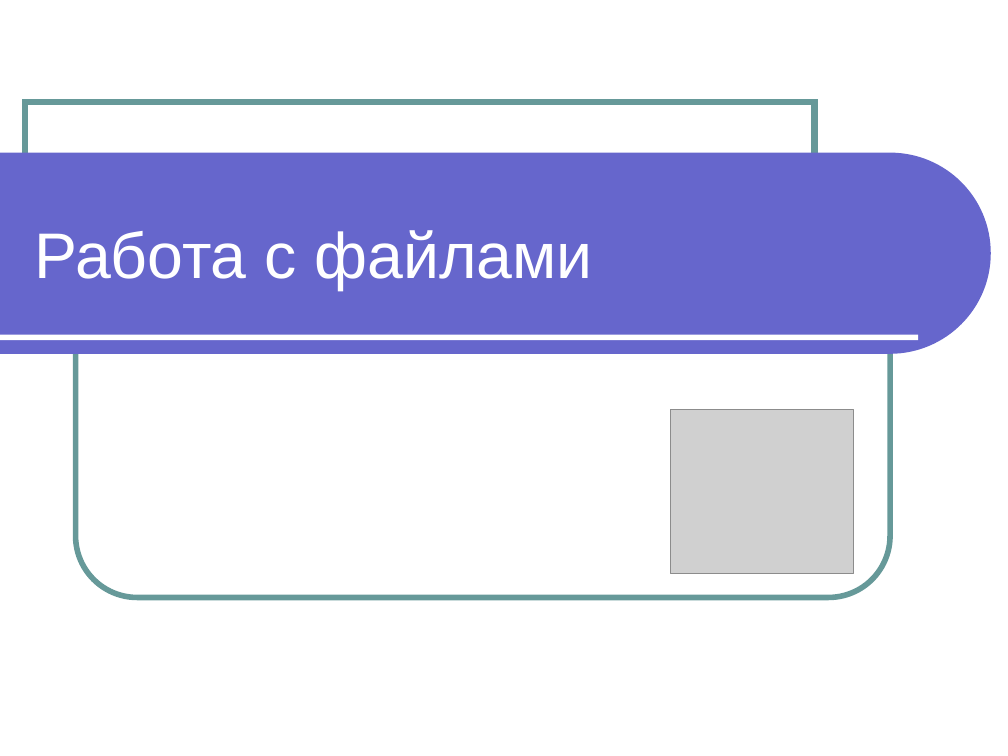
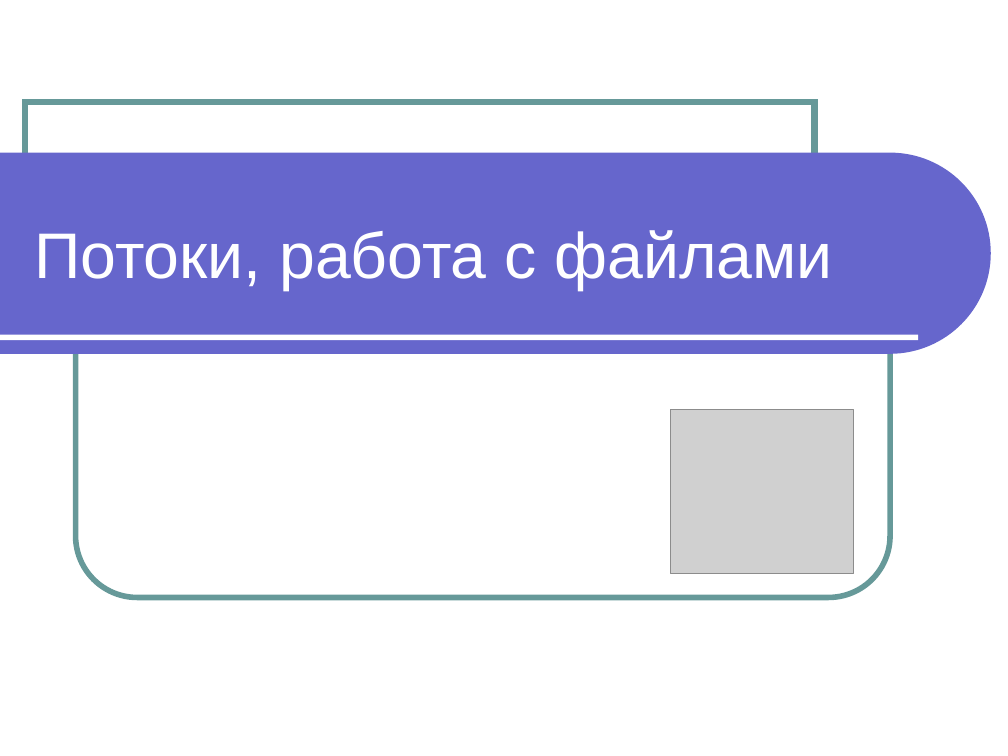
Before and after one commit to maxchv/JavaLessons, a slide deck: slide 1 of Lesson12/Modul 10 Rabota s faylami.ppt. Drawn at 1008x756 pixels with LibreOffice and Linux fonts; fonts in the diff are those of the drawing; grey boxes stand for pictures. Boxes give left, top, right and bottom in pixels: in the first picture for what was removed or moved away, otherwise in the second. Text is boxed around its words. In the diff, an @@ line names an element or a change of style, - is before the commit and + after.

```diff
--- a/Lesson12/Modul 10 Rabota s faylami.ppt
+++ b/Lesson12/Modul 10 Rabota s faylami.ppt
@@ text at [34, 230, 833, 290]: text changed @@
-Работа с файлами
+Потоки, работа с файлами
```
Also in this commit, not shown: 1 slide added, 7 other files.
